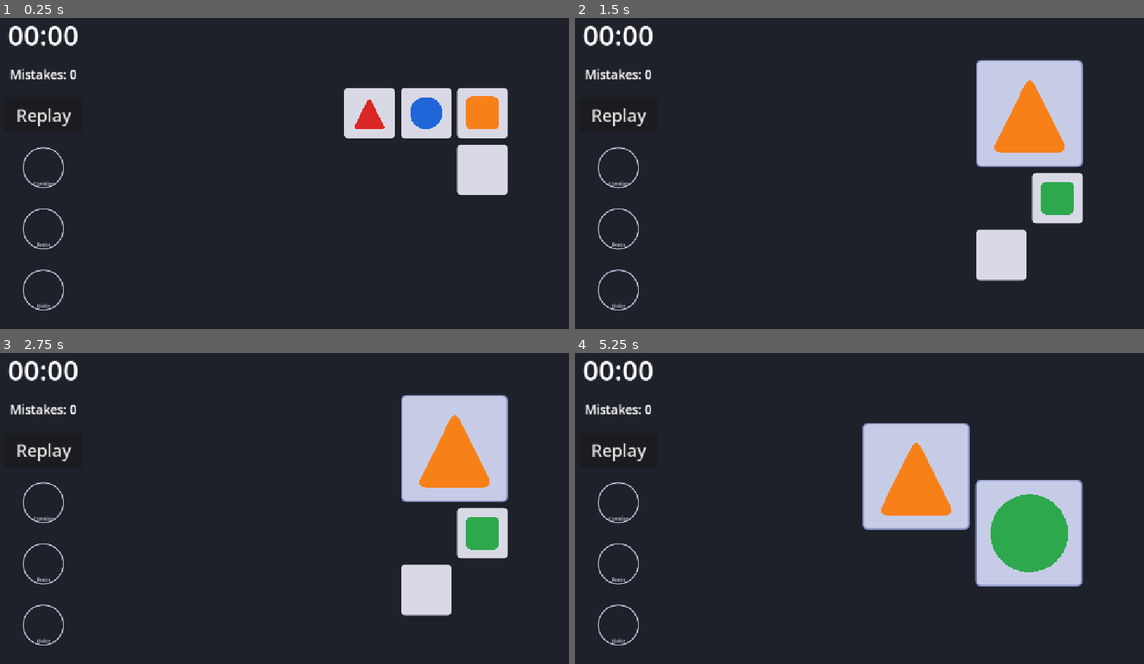
Above: before the commit, frames 1-4 (two rows, left to right).
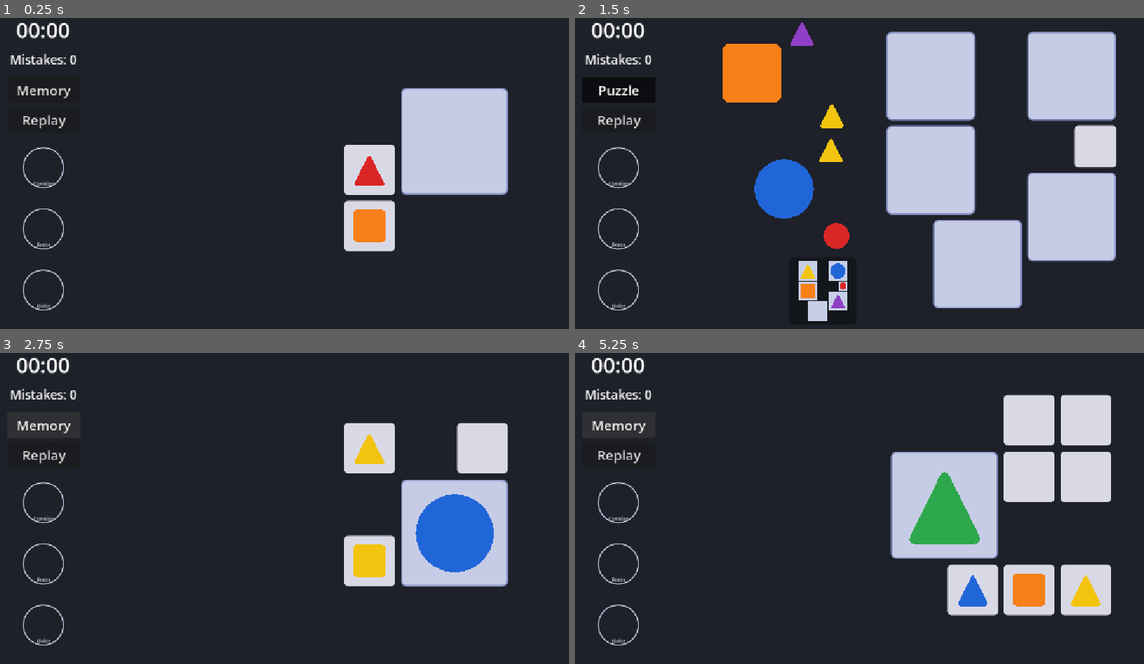
Above: after the commit, the same moments.

Repository: MandalayFleab/ProjectDots
Game: Godot game, scene res://scenes/game/game.tscn
The game is run twice, just before and just after one commit, with the same random seed, the same clock (stepped at 60 frames per second) and the same inputs.
Inputs (mouse positions are in pixels of both pictures, inside the frame that each line leads up to):
- Up to frame 1 (0.25 s): no input
- Up to frame 2 (1.5 s): click "Replay" at 0.5 s; click (620, 89) at 1.25 s, where only the run after the commit has a clickable "Memory"
- Up to frame 3 (2.75 s): click (45, 424) at 2 s, where only the run after the commit has a clickable "Puzzle"
- Up to frame 4 (5.25 s): click "Replay" at 2.75 s; click "Replay" at 3.5 s; click (620, 424) at 4.25 s, where only the run after the commit has a clickable "Memory"; click (620, 424) at 5 s, where only the run after the commit has a clickable "Puzzle"

The runs differ from the first frame. In frame 1, 9.3% of the frame differs, in the area x 1-90%, y 1-76%; in frame 2, 32%, in the area x 1-96%, y 1-98%; in frame 3, 14%; in frame 4, 21%.

Commit message:
Se agrega el modo de juego Puzzle

Diff:
--- a/scenes/board/board.gd
+++ b/scenes/board/board.gd
@@ -24,7 +24,7 @@
 	_cells = []
 	_level = level
 
-	# Sized against LevelGenerator's fixed maximum board dimension, not this
+	# Sized against the mode's maximum board dimension, not this
 	# particular level's actual rows/columns -- otherwise a round that
 	# happens to generate a smaller board (fewer cells to divide the same
 	# budget between) gets visibly bigger cells/pieces than one that
@@ -32,7 +32,7 @@
 	# layout. Using the worst case keeps cell (and therefore piece) size
 	# constant across every round on a given device; a smaller board just
 	# ends up with some unused space around it instead.
-	var max_dimension: int = max(LevelGenerator.MAX_ROWS, LevelGenerator.MAX_COLUMNS)
+	var max_dimension: int = level.max_dimension
 	var budget: float = min(available_size.x, available_size.y)
 	var raw_cell: float = budget / (max_dimension + (max_dimension - 1) * GAP_RATIO)
 	raw_cell = max(raw_cell, MIN_CELL_SIZE)
@@ -93,7 +93,7 @@
 
 	# Same fixed-reference reasoning as build() above -- keeps a live resize
 	# consistent with the rest of this round's own sizing.
-	var max_dimension: int = max(LevelGenerator.MAX_ROWS, LevelGenerator.MAX_COLUMNS)
+	var max_dimension: int = _level.max_dimension
 	var budget: float = min(available_size.x, available_size.y)
 	var raw_cell: float = budget / (max_dimension + (max_dimension - 1) * GAP_RATIO)
 	raw_cell = max(raw_cell, MIN_CELL_SIZE)
--- a/scenes/debug_layout_panel/debug_layout_panel.gd
+++ b/scenes/debug_layout_panel/debug_layout_panel.gd
@@ -26,6 +26,7 @@
 	"board_fill": [0.5, 1.0, 0.01, "Board fill", "Board fill", false],
 	"items_fill": [0.3, 1.0, 0.01, "Items fill", "Items fill", false],
 	"info_text_scale": [0.5, 2.0, 0.05, "Info text scale", "Info text scale", false],
+	"preview_ratio": [0.15, 0.8, 0.01, "Puzzle preview size", "Puzzle preview size", true],
 }
 
 @onready var vbox: VBoxContainer = $Scroll/Margin/VBox
--- a/scenes/game/game.tscn
+++ b/scenes/game/game.tscn
@@ -7,6 +7,7 @@
 [ext_resource type="PackedScene" path="res://scenes/divisor/divisor.tscn" id="5"]
 [ext_resource type="PackedScene" path="res://scenes/debug_layout_panel/debug_layout_panel.tscn" id="6"]
 [ext_resource type="PackedScene" path="res://scenes/resizer/resizer.tscn" id="7"]
+[ext_resource type="Script" uid="uid://df2dmuuluobh4" path="res://scenes/solution_preview/solution_preview.gd" id="8"]
 
 [node name="Game" type="Control" unique_id=273081106]
 layout_mode = 3
@@ -31,6 +32,12 @@
 
 [node name="Board" parent="." unique_id=1656986876 instance=ExtResource("2")]
 anchors_preset = 0
+
+[node name="SolutionPreview" type="Control" parent="." unique_id=603533801]
+visible = false
+anchors_preset = 0
+mouse_filter = 2
+script = ExtResource("8")
 
 [node name="Combiner" parent="." unique_id=855323901 instance=ExtResource("4")]
 layout_mode = 0
@@ -80,7 +87,7 @@
 horizontal_alignment = 1
 
 [node name="RevealTimer" type="Timer" parent="." unique_id=141839280]
-wait_time = 5.0
+wait_time = 3.5
 one_shot = true
 
 [node name="ReplayButton" type="Button" parent="." unique_id=1939540945]
@@ -93,6 +100,11 @@
 offset_bottom = 56.0
 text = "Replay"
 
+[node name="ModeButton" type="Button" parent="." unique_id=1889042051]
+layout_mode = 0
+toggle_mode = true
+text = "Memory"
+
 [node name="MistakesLabel" type="Label" parent="." unique_id=1621344759]
 layout_mode = 0
 offset_left = 20.0
--- a/scenes/game/game_manager.gd
+++ b/scenes/game/game_manager.gd
@@ -4,6 +4,10 @@
 
 enum State { SHOWING, PLAYING, WON }
 enum LayoutMode { AUTO, HORIZONTAL, VERTICAL }
+# Memory: the solution shows on the board for a few seconds, then must be
+# rebuilt from memory. Puzzle: no reveal -- a miniature of the solution
+# (SolutionPreview) stays in the scramble zone for the whole round.
+enum GameMode { MEMORY, PUZZLE }
 
 # After every layout pass -- lets the debug layout panel follow an automatic
 # switch between the horizontal and vertical distributions.
@@ -29,19 +33,27 @@
 @onready var result_label: Label = $ResultLabel
 @onready var replay_button: Button = $ReplayButton
 @onready var mistakes_label: Label = $MistakesLabel
+@onready var mode_button: Button = $ModeButton
+@onready var solution_preview: SolutionPreview = $SolutionPreview
 
 var state: State = State.SHOWING
 var elapsed_time: float = 0.0
 var level: LevelData
 var mistakes: int = 0
+var game_mode: GameMode = GameMode.MEMORY
+
+# What each mode generates its levels from (see LevelSettings) -- kept
+# separate so each mode can have its own board sizes and shape counts.
+var memory_settings := LevelSettings.from_dict({"min_rows": 3, "max_rows": 5, "min_columns": 3, "max_columns": 5, "min_shapes": 2, "max_shapes": 5, "min_combined_color_shapes": 0, "max_combined_color_shapes": 2, "max_slack": 4, "max_filled_big_cells": 4})
+var puzzle_settings := LevelSettings.from_dict({"min_rows": 4, "max_rows": 6, "min_columns": 4, "max_columns": 6, "min_shapes": 5, "max_shapes": 9, "min_combined_color_shapes": 1, "max_combined_color_shapes": 3, "max_slack": 4, "max_filled_big_cells": 4})
 
 # The two standard distributions (see LayoutConfig) -- which one applies
 # depends only on the screen's shape, and each is tuned separately, so the
 # same element can take a different proportion in each. Tuned live through
 # the debug layout panel (F1, debug builds only), whose "Copy values" button
 # prints these exact lines with the values picked there.
-var horizontal_layout := LayoutConfig.from_dict({"side_ratio": 0.15, "board_ratio": 0.50, "info_ratio": 0.40, "margin_ratio": 0.02, "board_fill": 1.00, "items_fill": 0.85, "info_text_scale": 1.00})
-var vertical_layout := LayoutConfig.from_dict({"side_ratio": 0.20, "board_ratio": 0.50, "info_ratio": 0.28, "margin_ratio": 0.02, "board_fill": 1.00, "items_fill": 0.85, "info_text_scale": 1.00})
+var horizontal_layout := LayoutConfig.from_dict({"side_ratio": 0.15, "board_ratio": 0.50, "info_ratio": 0.40, "margin_ratio": 0.02, "board_fill": 1.00, "items_fill": 0.85, "info_text_scale": 1.00, "preview_ratio": 0.35})
+var vertical_layout := LayoutConfig.from_dict({"side_ratio": 0.20, "board_ratio": 0.50, "info_ratio": 0.28, "margin_ratio": 0.02, "board_fill": 1.00, "items_fill": 0.85, "info_text_scale": 1.00, "preview_ratio": 0.35})
 
 # Debug layout panel only: forces one distribution whatever the screen's
 # shape, so both can be tuned from the same window.
@@ -63,10 +75,25 @@
 	tray.set_anchors_preset(Control.PRESET_TOP_LEFT)
 	reveal_timer.timeout.connect(_on_reveal_timer_timeout)
 	replay_button.pressed.connect(_on_replay_pressed)
+	mode_button.toggled.connect(_on_mode_toggled)
+	_update_mode_button()
 	await _new_game()
 
 func _on_replay_pressed() -> void:
 	await _new_game()
+
+# Switching mode starts a fresh round in the new mode right away.
+func _on_mode_toggled(puzzle: bool) -> void:
+	game_mode = GameMode.PUZZLE if puzzle else GameMode.MEMORY
+	_update_mode_button()
+	await _new_game()
+
+func _update_mode_button() -> void:
+	mode_button.set_pressed_no_signal(game_mode == GameMode.PUZZLE)
+	mode_button.text = "Puzzle" if game_mode == GameMode.PUZZLE else "Memory"
+
+func _level_settings() -> LevelSettings:
+	return puzzle_settings if game_mode == GameMode.PUZZLE else memory_settings
 
 # Fires whenever this (full-rect-anchored) control's own size changes, which
 # happens automatically whenever the viewport/browser window does. Ignored
@@ -114,9 +141,9 @@
 
 	_place_tray()
 	tray.rescale(scale_factor, old_tray_size, tray.size)
+
+	_apply_zones()
 	_reset_tray_walls()
-
-	_apply_zones()
 	combiner.rescale(scale_factor)
 	divisor.piece_size = board.cell_size * 0.8
 	layout_applied.emit()
@@ -141,7 +168,9 @@
 	while size.x <= 0.0 or size.y <= 0.0:
 		await get_tree().process_frame
 
-	level = LevelGenerator.generate()
+	level = LevelGenerator.generate(_level_settings())
+	solution_preview.visible = game_mode == GameMode.PUZZLE
+	solution_preview.show_level(level)
 	zones = _compute_zones()
 	board.build(level, tray, _board_budget())
 	for cell in board.get_cells():
@@ -150,12 +179,12 @@
 
 	_place_board()
 	_place_tray()
-	_reset_tray_walls()
 	combiner.tray = tray
 	divisor.tray = tray
 	resizer.tray = tray
 	divisor.piece_size = board.cell_size * 0.8
 	_apply_zones()
+	_reset_tray_walls()
 	_start_round()
 	_ready_for_resize = true
 	layout_applied.emit()
@@ -239,18 +268,30 @@
 	tray.position = zone.position
 	tray.size = zone.size
 
-# Nothing else lives inside the scramble zone anymore -- its own edges are
-# the only walls left. Reassigning also re-clamps every loose piece into the
-# (possibly resized) zone, so it must run after Tray.rescale().
+# The only thing inside the scramble zone besides the pieces is Puzzle
+# mode's solution preview -- the one wall (other than the zone's own edges)
+# loose pieces must keep out of. Reassigning also re-clamps every loose
+# piece into the (possibly resized) zone, so it must run after
+# Tray.rescale() and after _apply_preview() has placed the preview.
 func _reset_tray_walls() -> void:
-	var no_walls: Array[Rect2] = []
-	tray.exclusion_rects = no_walls
+	var walls: Array[Rect2] = []
+	if solution_preview.visible:
+		walls.append(Rect2(solution_preview.position - tray.position, solution_preview.size))
+	tray.exclusion_rects = walls
 
 func _apply_zones() -> void:
 	var config := active_layout()
 	_apply_items(zones["items"], config)
 	_apply_info(zones["info"], config)
 	_apply_result(zones["scramble"], config)
+	_apply_preview(zones["scramble"], config)
+
+# Bottom right corner of the scramble zone in the horizontal distribution,
+# top right in the vertical one.
+func _apply_preview(zone: Rect2, config: LayoutConfig) -> void:
+	var side: float = minf(zone.size.x, zone.size.y) * config.preview_ratio
+	var origin := Vector2(zone.end.x - side, zone.position.y if is_vertical_layout() else zone.end.y - side)
+	solution_preview.fit(origin, side)
 
 # Combiner, Resizer and Divisor share the playable items zone in equal
 # slots, laid along its longer side (a column in the horizontal distribution,
@@ -269,18 +310,23 @@
 		items[i].size = Vector2(side, side)
 		items[i].position = slots[i].get_center() - Vector2(side, side * height_factor) * 0.5
 
-# Chronometer, mistakes and the Replay button, one row each, every font
-# fitted to its row (and to the zone's width) instead of a fixed size.
+# Chronometer, mistakes, the mode switch and the Replay button, one row
+# each, every font fitted to its row (and to the zone's width) instead of a
+# fixed size.
 func _apply_info(zone: Rect2, config: LayoutConfig) -> void:
-	var rows := _cut(zone, true, [1.0 / 3.0, 1.0 / 3.0, 1.0 / 3.0])
+	var rows := _cut(zone, true, [0.25, 0.25, 0.25, 0.25])
 	_fit_label(chronometer_label, rows[0], "00:00", 0.7, config.info_text_scale)
 	_fit_label(mistakes_label, rows[1], "Mistakes: 00", 0.5, config.info_text_scale)
-
-	var row: Rect2 = rows[2]
-	var font_size: int = _fit_font_size("Replay", row.size.x * 0.7, row.size.y * 0.45, config.info_text_scale)
-	replay_button.add_theme_font_size_override("font_size", font_size)
-	replay_button.size = Vector2(minf(row.size.x, font_size * 5.0), minf(row.size.y * 0.85, font_size * 2.0))
-	replay_button.position = row.get_center() - replay_button.size * 0.5
+	# Both buttons fitted from the same (longest) sample, so they come out
+	# the same size whatever the mode button currently says.
+	_fit_button(mode_button, rows[2], config.info_text_scale)
+	_fit_button(replay_button, rows[3], config.info_text_scale)
+
+func _fit_button(button: Button, row: Rect2, text_scale: float) -> void:
+	var font_size: int = _fit_font_size("Memory", row.size.x * 0.7, row.size.y * 0.45, text_scale)
+	button.add_theme_font_size_override("font_size", font_size)
+	button.size = Vector2(minf(row.size.x, font_size * 5.5), minf(row.size.y * 0.85, font_size * 2.0))
+	button.position = row.get_center() - button.size * 0.5
 
 # The scramble zone is empty once the round is won, so the result shows up
 # in its middle.
@@ -323,6 +369,11 @@
 	state = State.SHOWING
 	elapsed_time = 0.0
 	chronometer_label.text = "00:00"
+	if game_mode == GameMode.PUZZLE:
+		# The solution preview stays up the whole round -- nothing to
+		# memorize first, so the pieces scramble out right away.
+		_scramble_pieces()
+		return
 	for cell in board.get_cells():
 		if not cell.has_requirement():
 			continue
@@ -374,7 +425,9 @@
 	for cell in board.get_cells():
 		for child in cell.get_children():
 			child.queue_free()
-
+	_scramble_pieces()
+
+func _scramble_pieces() -> void:
 	var piece_size: Vector2 = board.cell_size * 0.8
 	var pieces: Array[ShapePiece] = []
 	for group in PieceDecomposer.random_disposition(level.shapes_to_place):
--- a/scenes/layout_config.gd
+++ b/scenes/layout_config.gd
@@ -26,6 +26,7 @@
 	"board_fill",
 	"items_fill",
 	"info_text_scale",
+	"preview_ratio",
 ]
 
 # Share of the main axis taken by the side band (horizontal: left column
@@ -45,6 +46,9 @@
 var items_fill: float = 0.85
 # Multiplier over the info texts' auto-fitted font size.
 var info_text_scale: float = 1.0
+# Puzzle mode's solution preview: the most it takes of the scramble zone's
+# shorter side (it sits in one of that zone's corners).
+var preview_ratio: float = 0.35
 
 static func from_dict(values: Dictionary) -> LayoutConfig:
 	var config := LayoutConfig.new()
--- a/scenes/level_data.gd
+++ b/scenes/level_data.gd
@@ -5,5 +5,8 @@
 
 var rows: int
 var columns: int
+# The biggest row/column count the level's mode can generate -- Board sizes
+# its cells against this instead of the level's own rows/columns.
+var max_dimension: int
 var cells: Array = []
 var shapes_to_place: Array[PieceSpec] = []
--- a/scenes/level_generator.gd
+++ b/scenes/level_generator.gd
@@ -1,27 +1,31 @@
 class_name LevelGenerator
 extends RefCounted
 
-const MAX_ROWS := 5
-const MAX_COLUMNS := 5
-const MAX_SHAPES := 4
-const MAX_SLACK := 4
-const MAX_FILLED_BIG_CELLS := 4
-
-static func generate() -> LevelData:
-	var rows := randi_range(3, MAX_ROWS)
-	var columns := randi_range(3, MAX_COLUMNS)
+static func generate(settings: LevelSettings) -> LevelData:
+	var rows := randi_range(settings.min_rows, settings.max_rows)
+	var columns := randi_range(settings.min_columns, settings.max_columns)
 
 	var level := LevelData.new()
 	level.rows = rows
 	level.columns = columns
+	level.max_dimension = maxi(settings.max_rows, settings.max_columns)
 	level.cells = []
 	for i in rows * columns:
 		level.cells.append({"kind": LevelData.CellKind.INACTIVE, "spec": null})
 
+	# Every shape counts once towards the total, whatever its size or colour
+	# -- a big cell's shape included.
+	var shape_count: int = randi_range(settings.min_shapes, settings.max_shapes)
+	var free_room: int = rows * columns - shape_count
+
+	# A filled big cell takes 4 grid cells for 1 shape (3 more than a normal
+	# cell would), an empty one 4 -- capped so the big cells always leave
+	# room for every shape.
 	var max_blocks: int = (rows / 2) * (columns / 2)
-	var filled_big_cell_count: int = randi_range(0, mini(MAX_FILLED_BIG_CELLS, max_blocks))
+	var max_filled: int = mini(mini(settings.max_filled_big_cells, max_blocks), mini(shape_count, maxi(free_room, 0) / 3))
+	var filled_big_cell_count: int = randi_range(0, max_filled)
 	var empty_big_cell_count: int = 0
-	if max_blocks > filled_big_cell_count:
+	if max_blocks > filled_big_cell_count and free_room - filled_big_cell_count * 3 >= 4:
 		empty_big_cell_count = randi_range(0, 1)
 
 	var anchors: Array[Vector2i] = []
@@ -37,9 +41,21 @@
 	filled_big_cell_count = mini(filled_big_cell_count, anchors.size())
 	empty_big_cell_count = anchors.size() - filled_big_cell_count
 
+	var free_indices: Array = []
+	for i in level.cells.size():
+		var row: int = i / columns
+		var column: int = i % columns
+		if not anchors.any(func(a): return row - a.x in [0, 1] and column - a.y in [0, 1]):
+			free_indices.append(i)
+	free_indices.shuffle()
+
+	# Only fewer than shape_count if the grid itself is too small for it.
+	shape_count = mini(shape_count, filled_big_cell_count + free_indices.size())
+	var specs := _random_specs(shape_count, randi_range(settings.min_combined_color_shapes, settings.max_combined_color_shapes))
+
 	for i in anchors.size():
 		var anchor := anchors[i]
-		var spec: PieceSpec = _random_spec() if i < filled_big_cell_count else null
+		var spec: PieceSpec = specs.pop_back() if i < filled_big_cell_count else null
 		var idx := _index(anchor.x, anchor.y, columns)
 		level.cells[idx] = {"kind": LevelData.CellKind.BIG_ANCHOR, "spec": spec}
 		for dr in range(2):
@@ -48,26 +64,17 @@
 					continue
 				level.cells[_index(anchor.x + dr, anchor.y + dc, columns)] = {"kind": LevelData.CellKind.BIG_OCCUPIED, "spec": null}
 
-	var free_indices: Array = []
-	for i in level.cells.size():
-		if level.cells[i]["kind"] == LevelData.CellKind.INACTIVE:
-			free_indices.append(i)
-	free_indices.shuffle()
+	# Shapes first, so a tight grid drops intentionally empty cells rather
+	# than required shapes.
+	var cursor := 0
+	while not specs.is_empty():
+		level.cells[free_indices[cursor]] = {"kind": LevelData.CellKind.NORMAL, "spec": specs.pop_back()}
+		cursor += 1
 
-	var normal_empty_budget: int = MAX_SLACK if empty_big_cell_count == 0 else 0
-	var active_empty_count: int = randi_range(0, mini(normal_empty_budget, free_indices.size()))
-	# Counted in primary units, not cells: a big piece or a normal mixed-colour
-	# piece costs 2 (see PieceDecomposer.to_units), a normal primary costs 1.
-	var unit_budget: int = MAX_SHAPES - filled_big_cell_count * 2
-
-	var cursor := 0
+	var normal_empty_budget: int = settings.max_slack if empty_big_cell_count == 0 else 0
+	var active_empty_count: int = randi_range(0, mini(normal_empty_budget, free_indices.size() - cursor))
 	for i in active_empty_count:
 		level.cells[free_indices[cursor]] = {"kind": LevelData.CellKind.NORMAL, "spec": null}
-		cursor += 1
-	while unit_budget > 0 and cursor < free_indices.size():
-		var spec := _random_spec(unit_budget >= 2)
-		level.cells[free_indices[cursor]] = {"kind": LevelData.CellKind.NORMAL, "spec": spec}
-		unit_budget -= PieceDecomposer.to_units(spec, false).size()
 		cursor += 1
 
 	# What gets scrambled: every required piece broken down into its primary
@@ -92,10 +99,16 @@
 			return true
 	return false
 
-# allow_mixed = false limits it to primaries -- for a normal cell when only
-# one unit of budget is left, since a mixed colour always costs two.
-static func _random_spec(allow_mixed: bool = true) -> PieceSpec:
-	var colors: Array = Shapes.PieceColor.values()
-	if not allow_mixed:
-		colors = colors.filter(func(c): return Shapes.is_primary(c))
+# count shapes in random order (so big and normal cells share the mixes),
+# combined_count of them in a mixed colour -- capped at count -- and the
+# rest in a primary one.
+static func _random_specs(count: int, combined_count: int) -> Array[PieceSpec]:
+	var specs: Array[PieceSpec] = []
+	for i in count:
+		specs.append(_random_spec(i < combined_count))
+	specs.shuffle()
+	return specs
+
+static func _random_spec(mixed: bool) -> PieceSpec:
+	var colors: Array = Shapes.PieceColor.values().filter(func(c): return Shapes.is_primary(c) != mixed)
 	return PieceSpec.new(Shapes.Type.values().pick_random(), colors.pick_random())
--- /dev/null
+++ b/scenes/level_settings.gd
@@ -0,0 +1,30 @@
+extends RefCounted
+class_name LevelSettings
+
+# Everything LevelGenerator randomizes a level from. Each game mode keeps its
+# own instance (see game_manager.gd), so Memory and Puzzle can generate
+# boards of different sizes and difficulty.
+
+var min_rows: int = 3
+var max_rows: int = 5
+var min_columns: int = 3
+var max_columns: int = 5
+# How many shapes a level holds in total, whatever their size or colour (a
+# big cell's shape counts once), picked at random within this range every
+# round.
+var min_shapes: int = 2
+var max_shapes: int = 5
+# How many of those shapes are a combined colour (purple, orange, green),
+# at either size -- the rest are primaries (red, yellow, blue).
+var min_combined_color_shapes: int = 0
+var max_combined_color_shapes: int = 1
+# Most normal cells left intentionally empty (only when there's no empty
+# big cell already acting as the trap).
+var max_slack: int = 4
+var max_filled_big_cells: int = 4
+
+static func from_dict(values: Dictionary) -> LevelSettings:
+	var settings := LevelSettings.new()
+	for field in values:
+		settings.set(field, values[field])
+	return settings
--- a/scenes/shape_piece/shape_piece.gd
+++ b/scenes/shape_piece/shape_piece.gd
@@ -64,27 +64,7 @@
 	queue_redraw()
 
 func _draw() -> void:
-	var fill := Shapes.color_for(color)
-	var margin := 8.0
-	var rounding: float = (minf(size.x, size.y) - margin * 2.0) * Shapes.CORNER_ROUNDING_RATIO
-	match shape_type:
-		Shapes.Type.SQUARE:
-			var points := PackedVector2Array([
-				Vector2(margin, margin),
-				Vector2(size.x - margin, margin),
-				Vector2(size.x - margin, size.y - margin),
-				Vector2(margin, size.y - margin),
-			])
-			draw_colored_polygon(Shapes.rounded_polygon(points, rounding), fill)
-		Shapes.Type.CIRCLE:
-			draw_circle(size * 0.5, size.x * 0.5 - margin, fill)
-		Shapes.Type.TRIANGLE:
-			var points := PackedVector2Array([
-				Vector2(size.x * 0.5, margin),
-				Vector2(size.x - margin, size.y - margin),
-				Vector2(margin, size.y - margin),
-			])
-			draw_colored_polygon(Shapes.rounded_polygon(points, rounding), fill)
+	Shapes.draw_shape(self, shape_type, color, Rect2(Vector2.ZERO, size), 8.0)
 	if selected:
 		draw_rect(Rect2(Vector2.ZERO, size), Color(1, 1, 1, 0.9), false, 4.0)
 
--- a/scenes/shapes.gd
+++ b/scenes/shapes.gd
@@ -55,6 +55,32 @@
 			result.append(from.lerp(corner, t).lerp(corner.lerp(to, t), t))
 	return result
 
+# Draws a piece's shape filling `rect` (minus `margin` on every side) onto
+# any canvas item -- shared by ShapePiece and the Puzzle mode's solution
+# preview, so both always look the same.
+static func draw_shape(canvas: CanvasItem, type: Type, color: PieceColor, rect: Rect2, margin: float) -> void:
+	var fill := color_for(color)
+	var inner := rect.grow(-margin)
+	var rounding: float = minf(inner.size.x, inner.size.y) * CORNER_ROUNDING_RATIO
+	match type:
+		Type.SQUARE:
+			var points := PackedVector2Array([
+				inner.position,
+				Vector2(inner.end.x, inner.position.y),
+				inner.end,
+				Vector2(inner.position.x, inner.end.y),
+			])
+			canvas.draw_colored_polygon(rounded_polygon(points, rounding), fill)
+		Type.CIRCLE:
+			canvas.draw_circle(rect.get_center(), inner.size.x * 0.5, fill)
+		Type.TRIANGLE:
+			var points := PackedVector2Array([
+				Vector2(inner.get_center().x, inner.position.y),
+				inner.end,
+				Vector2(inner.position.x, inner.end.y),
+			])
+			canvas.draw_colored_polygon(rounded_polygon(points, rounding), fill)
+
 static func color_for(color: PieceColor) -> Color:
 	match color:
 		PieceColor.RED:
--- /dev/null
+++ b/scenes/solution_preview/solution_preview.gd
@@ -0,0 +1,78 @@
+extends Control
+class_name SolutionPreview
+
+# Puzzle mode's miniature "screenshot" of the solved board, shown in a corner
+# of the scramble zone for the whole round (see game_manager._apply_preview()). Drawn straight from
+# the LevelData (not from the real board's cells), so it always shows the
+# solution, whatever the player has placed so far.
+
+# Same proportions as the real board, so the miniature reads as the same grid.
+const GAP_RATIO := Board.GAP_RATIO
+const PADDING_RATIO := 0.06
+const SHAPE_MARGIN_RATIO := 0.1
+
+const BACKGROUND_COLOR := Color(0.07, 0.08, 0.1, 0.9)
+const CELL_COLOR := Color(0.78, 0.81, 0.9)
+
+var _level: LevelData = null
+var _background := StyleBoxFlat.new()
+var _padding: float = 0.0
+var _cell: float = 0.0
+
+func _ready() -> void:
+	mouse_filter = Control.MOUSE_FILTER_IGNORE
+	_background.bg_color = BACKGROUND_COLOR
+
+func show_level(level: LevelData) -> void:
+	_level = level
+	queue_redraw()
+
+# Always a side x side square with its top left corner at origin, whatever
+# this round's rows/columns -- cells are sized against the mode's maximum
+# board dimension (same as Board does), and a smaller grid is just centered
+# inside. Otherwise the miniature (and its cells) would change size from
+# round to round.
+func fit(origin: Vector2, side: float) -> void:
+	position = origin
+	if _level == null:
+		size = Vector2.ZERO
+		return
+	size = Vector2(side, side)
+	_padding = side * PADDING_RATIO
+	_cell = _cell_size_for(side - _padding * 2.0, _level.max_dimension)
+	_background.set_corner_radius_all(int(_padding))
+	queue_redraw()
+
+func _draw() -> void:
+	if _level == null or size == Vector2.ZERO:
+		return
+	draw_style_box(_background, Rect2(Vector2.ZERO, size))
+	var cell: float = _cell
+	var gap: float = cell * GAP_RATIO
+	var grid_origin: Vector2 = (size - _grid_size(cell)) * 0.5
+	for r in _level.rows:
+		for c in _level.columns:
+			var info: Dictionary = _level.cells[r * _level.columns + c]
+			var cell_size: float
+			match info["kind"]:
+				LevelData.CellKind.NORMAL:
+					cell_size = cell
+				LevelData.CellKind.BIG_ANCHOR:
+					cell_size = cell * 2.0 + gap
+				_:
+					continue
+			var rect := Rect2(grid_origin + Vector2(c, r) * (cell + gap), Vector2(cell_size, cell_size))
+			draw_rect(rect, CELL_COLOR)
+			var spec: PieceSpec = info["spec"]
+			if spec != null:
+				Shapes.draw_shape(self, spec.shape_type, spec.color, rect, cell_size * SHAPE_MARGIN_RATIO)
+
+func _cell_size_for(length: float, count: int) -> float:
+	return maxf(length, 0.0) / (count + (count - 1) * GAP_RATIO)
+
+func _grid_size(cell: float) -> Vector2:
+	var gap: float = cell * GAP_RATIO
+	return Vector2(
+		_level.columns * cell + (_level.columns - 1) * gap,
+		_level.rows * cell + (_level.rows - 1) * gap
+	)
Not shown, added: scenes/level_settings.gd.uid
Not shown, added: scenes/solution_preview/solution_preview.gd.uid
